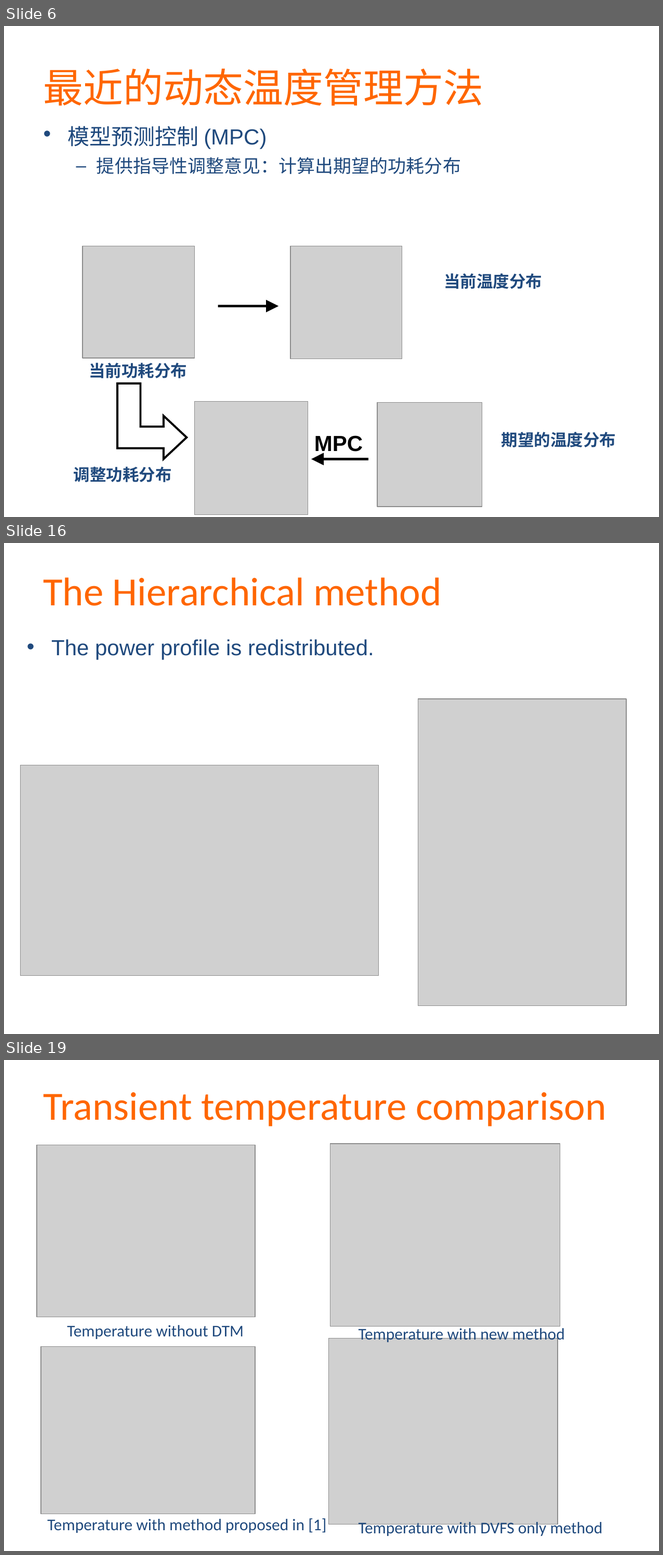
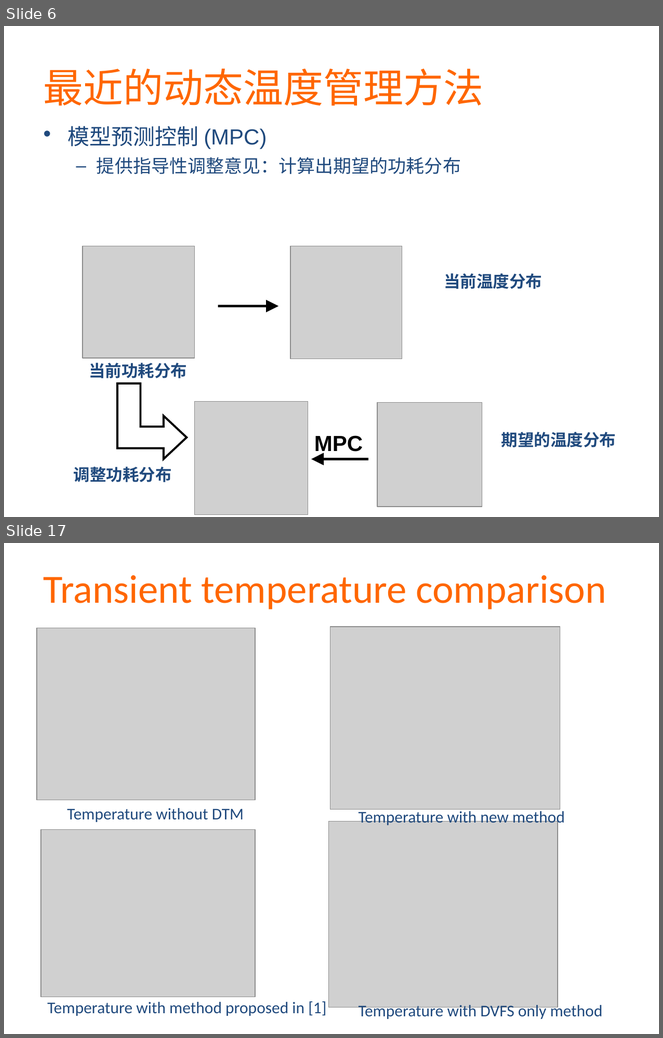
Before and after one commit to martian9/xin-yuan-houqin, a slide deck: ppt/majian.pptx. Shown one above the other, each under a label of ours: slides 6, 16 and 19 before the commit, slides 6 and 17 after it; the slides between them are not shown. The pictures are 663x1555 and 663x1038 pixels, drawn with LibreOffice and Linux fonts; fonts in the diff are those of the drawing; grey boxes stand for pictures. Boxes give left, top, right and bottom in pixels: in the first picture for what was removed or moved away, otherwise in the second. Text is boxed around its words. In the diff, an @@ line names an element or a change of style, - is before the commit and + after.

```diff
--- a/ppt/majian.pptx
+++ b/ppt/majian.pptx
@@ slide 16 removed at (4, 543, 659, 1034), background #FFFFFF @@
@@ text removed at (43, 577, 442, 606) @@
-The Hierarchical method
@@ text removed at (51, 639, 374, 659) @@
-• The power profile is redistributed.
@@ picture removed at (418, 699, 626, 1006) @@
@@ picture removed at (21, 765, 379, 976) @@
@@ what was slide 19 is now slide 17 @@
```
Also in this commit, not shown: 6 slides changed, 6 slides added, 7 other slides removed.
